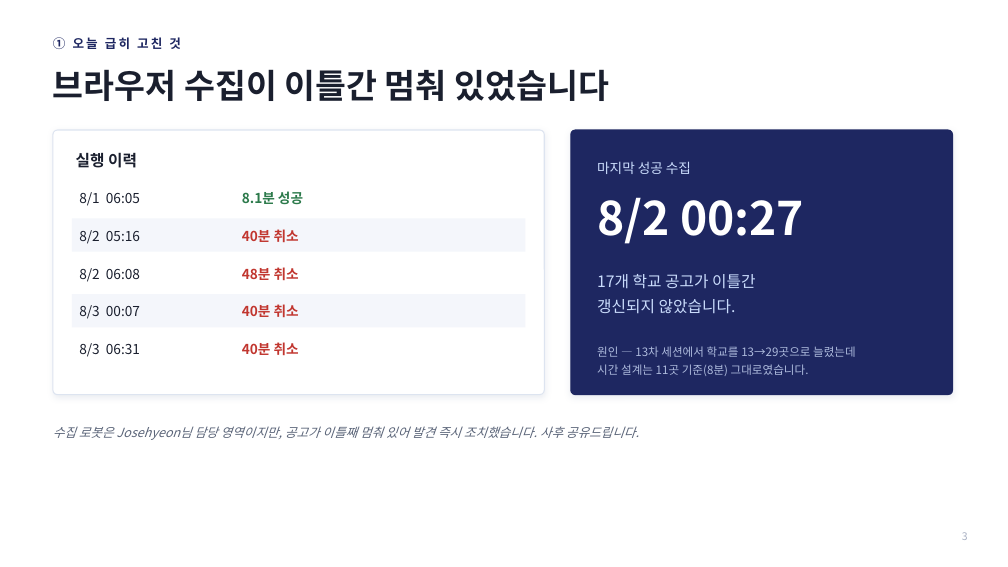
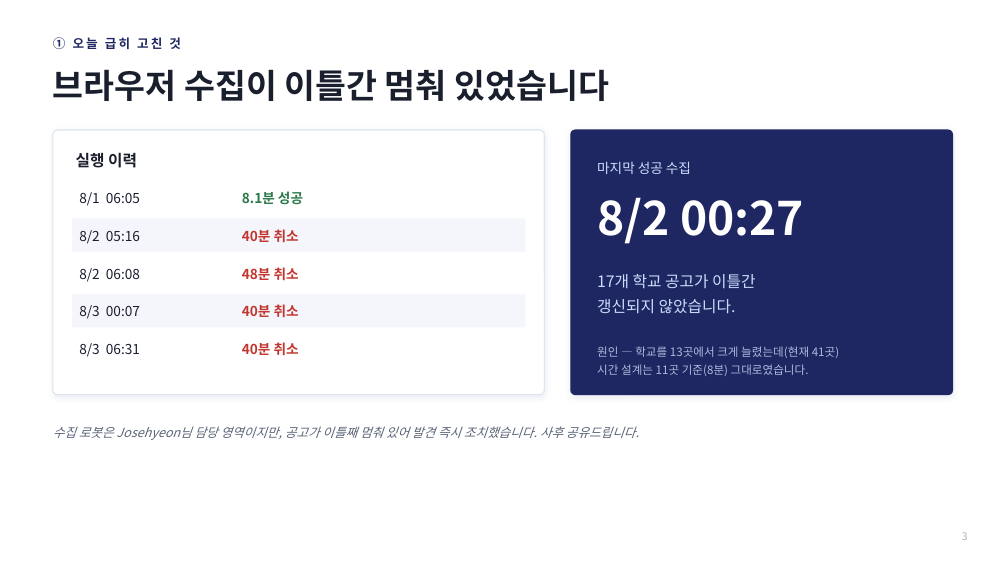
Before and after one commit to seonju5543-web/hanggonggan, a slide deck: slide 3 of docs/INFRA-REVIEW-2026-08-03.pptx. Drawn at 1008x567 pixels with LibreOffice and Linux fonts; fonts in the diff are those of the drawing. Boxes give left, top, right and bottom in pixels: in the first picture for what was removed or moved away, otherwise in the second. Text is boxed around its words. In the diff, an @@ line names an element or a change of style, - is before the commit and + after.

```diff
--- a/docs/INFRA-REVIEW-2026-08-03.pptx
+++ b/docs/INFRA-REVIEW-2026-08-03.pptx
@@ text at (597, 346, 839, 358): text changed @@
-원인 — 13차 세션에서 학교를 13→29곳으로 늘렸는데
+원인 — 학교를 13곳에서 크게 늘렸는데(현재 41곳)
```
Also in this commit, not shown: 1 other slide changed, 2 other files.
